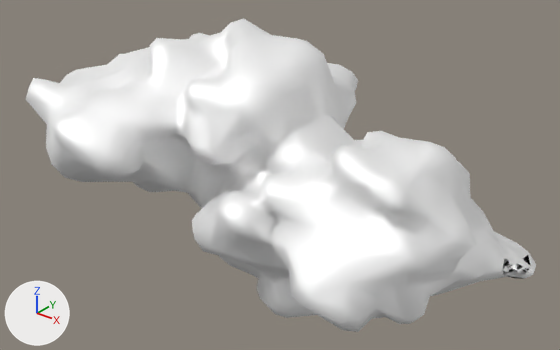
An edit to the glTF model assets/JAK_1.glb, drawn before and after from the same camera.
Rendered twice from a 50 mm lens placed at (6.49, -8.18, 4.94), pointed at (-0.06, 0.01, -0.14). Every picture has the same lights, and +X, +Y and +Z are marked at lower left. Vertices at the same position are counted once.

In view in the first picture: 'JAK 1'.
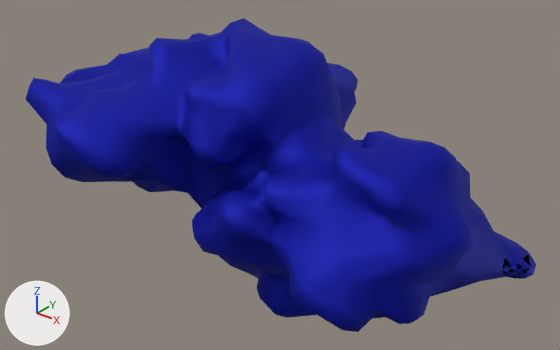
Boxes [x1, y1, x2, y2] around the edits, measured in the pictures (560 x 350 px):
'JAK 1', surface changed (white to blue): [26, 18, 536, 332] in both

What changed in the scene script:
```text
Add img_color_pallete:
    img_color_pallete = load_image('Color Pallete', '_unpacked/Color_Pallete', 476, 446, 'sRGB')
Change mat_color_pallete_015:
    remove mat_color_pallete_015.base_color = (1.0, 1.0, 1.0)  # white #ffffff
    add mat_color_pallete_015.texture = img_color_pallete
Change me_mesh_014:
    where me_mesh_014.from_pydata(...)  # 1046 vertices, 2133 faces; spans x -3.67..3.42, y -2.73..2.69, z -2.17..1.96
    used by ob_jak_1; location = (0.0, 0.0, 0.0)
    me_mesh_014 part 1: texture (UV) coordinates of 2133 of 2133 faces, centred in x -3.63..3.39, y -2.71..2.66, z -2.16..1.91, changed; they spanned u 0.97..0.97, v 0.14..0.17 and now span u 0.47..0.47, v 0.01..0.04
```
